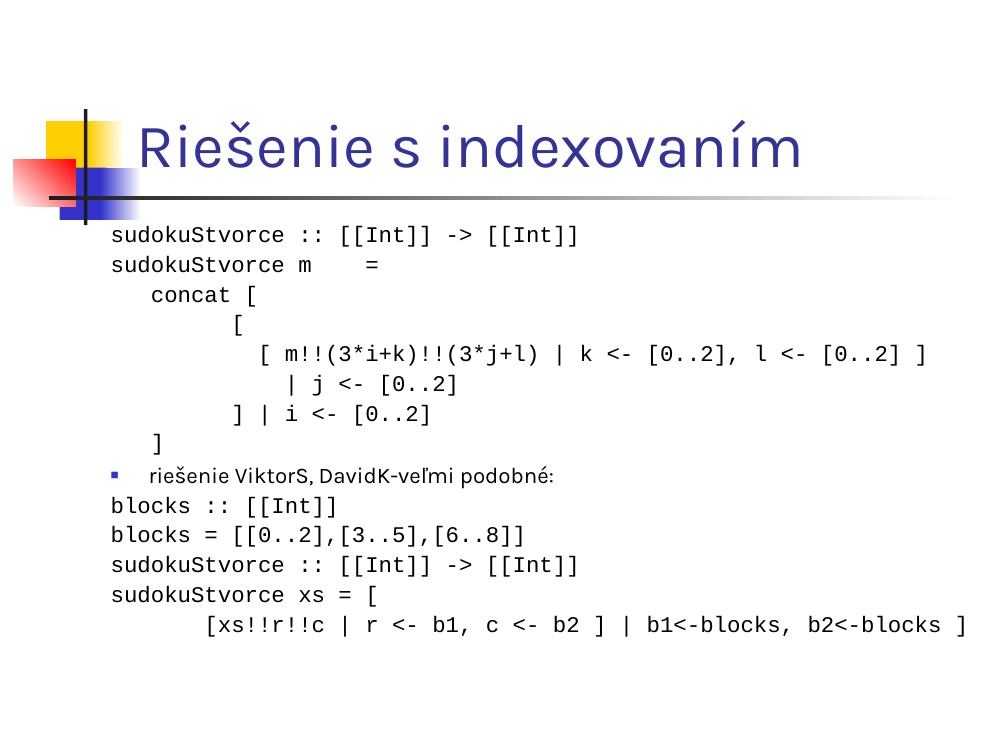
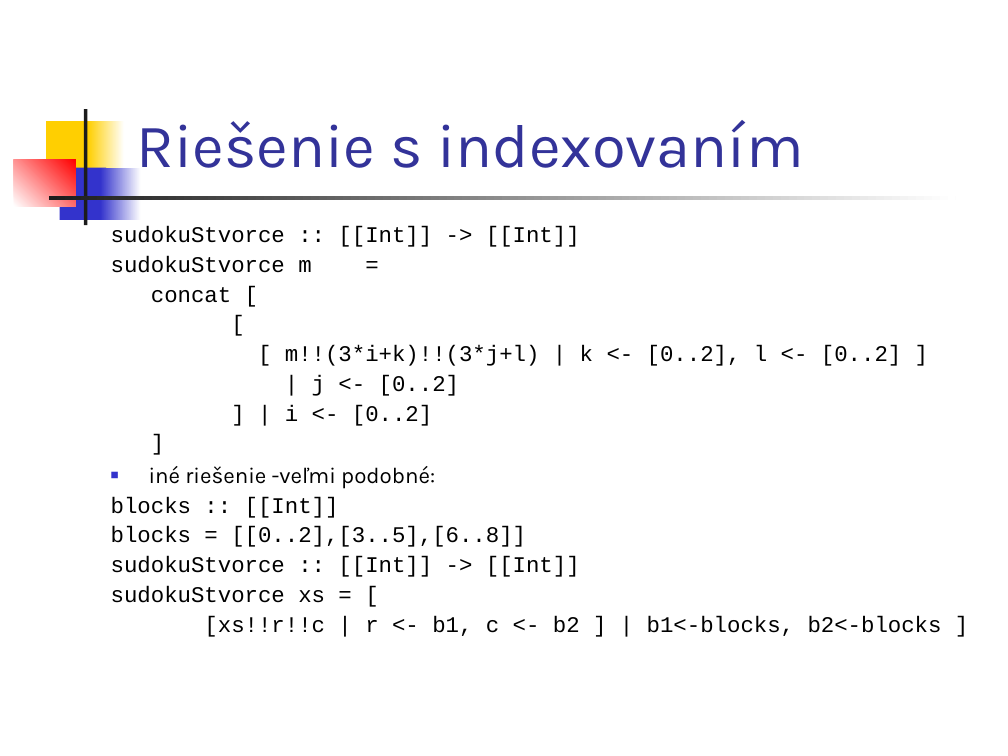
Before and after one commit to Funkcionalne/Prednasky, a slide deck: slide 8 of 04/04_fpro.ppt. Drawn at 1008x756 pixels with LibreOffice and Linux fonts; fonts in the diff are those of the drawing. Boxes give left, top, right and bottom in pixels: in the first picture for what was removed or moved away, otherwise in the second. Text is boxed around its words. In the diff, an @@ line names an element or a change of style, - is before the commit and + after.

```diff
--- a/04/04_fpro.ppt
+++ b/04/04_fpro.ppt
@@ text at (149, 466, 435, 489): text changed @@
-■ riešenie ViktorS, DavidK-veľmi podobné:
+■ iné riešenie -veľmi podobné:
```
Also in this commit, not shown: 1 slide added, 3 other files.
